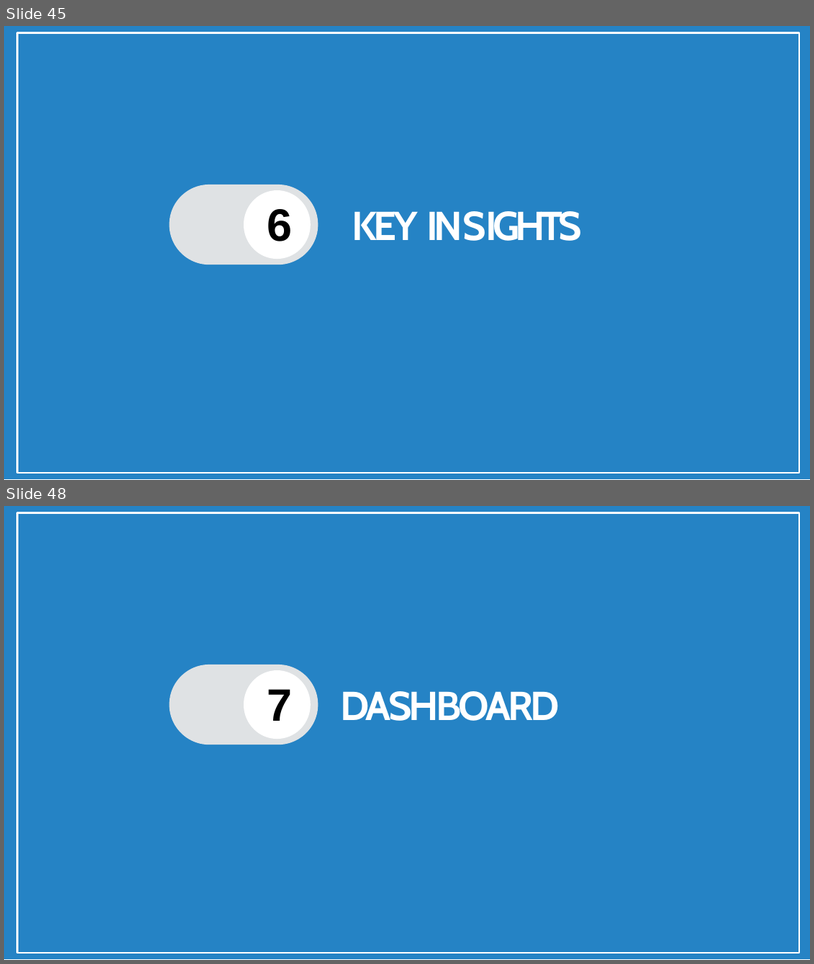
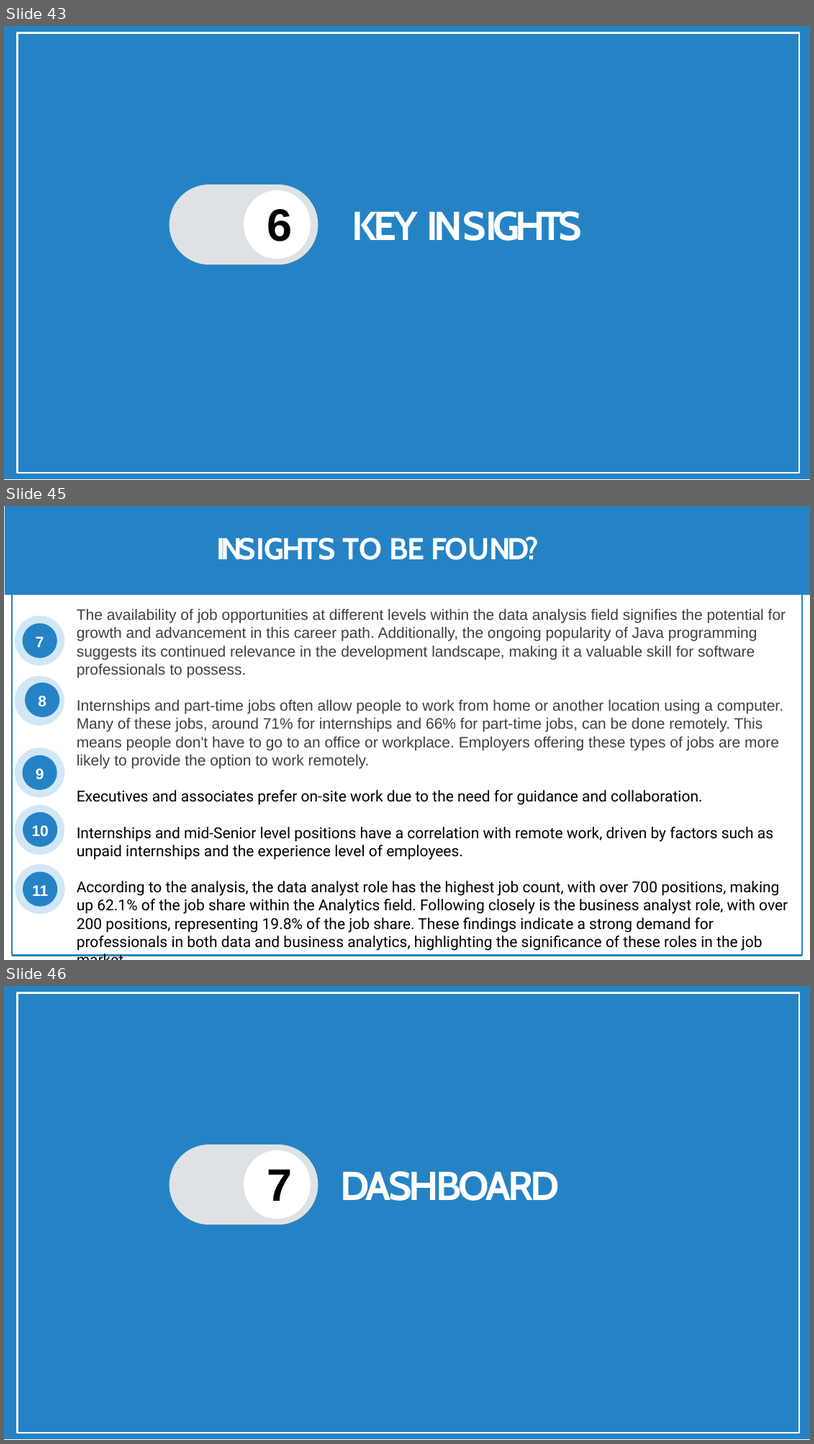
Before and after one commit to shashank297/HR-Recruitment-Data-Analysis-, a slide deck: Presentation/HR & Job Dashboard.pptx. Shown one above the other, each under a label of ours: slides 45 and 48 before the commit, slides 43, 45 and 46 after it; the slides between them are not shown. The pictures are 814x964 and 814x1444 pixels, drawn with LibreOffice and Linux fonts; fonts in the diff are those of the drawing; background and template pictures are left out. Boxes give left, top, right and bottom in pixels: in the first picture for what was removed or moved away, otherwise in the second. Text is boxed around its words. In the diff, an @@ line names an element or a change of style, - is before the commit and + after.

Commit message:
Making changes in the PPT file

```diff
--- a/Presentation/HR & Job Dashboard.pptx
+++ b/Presentation/HR & Job Dashboard.pptx
@@ slide 45 added at [4,506,810,960], background #FFFFFF @@
@@ freeform shape added at [5,506,810,595], fill #2583C5 @@
@@ freeform shape added at [12,512,802,955], outline #2583C5 2.28 pt @@
@@ title added at [217,536,540,560], 36 pt, text #FFFFFF, bold @@
+INSIGHTS TO BE FOUND?
@@ text added at [77,608,788,950], 18 pt, text #404040 @@
+The availability of job opportunities at different levels within the data analysis field signifies the potential for growth and advancement in this career path. Additionally, the ongoing popularity of Java programming suggests its continued relevance in the development landscape, making it a valuable skill for software professionals to possess.
+Internships and part-time jobs often allow people to work from home or another location using a computer. Many of these jobs, around 71% for internships and 66% for part-time jobs, can be done remotely. This means people don't have to go to an office or workplace. Employers offering these types of jobs are more likely to provide the option to work remotely.
+Executives and associates prefer on-site work due to the need for guidance and collaboration.
+Internships and mid-Senior level positions have a correlation with remote work, driven by factors such as unpaid internships and the experience level of employees.
+According to the analysis, the data analyst role has the highest job count, with over 700 positions, making up 62.1% of the job share within the Analytics field. Following closely is the business analyst role, with over 200 positions, representing 19.8% of the job share. These findings indicate a strong demand for professionals in both data and business analytics, highlighting the significance of these roles in the job market.
@@ freeform shape added at [15,615,64,665], fill #D1E7F6 @@
@@ freeform shape added at [22,623,57,658], fill #2583C5, 18 pt, text #FFFFFF, bold @@
+7
@@ freeform shape added at [15,676,64,726], fill #D1E7F6 @@
@@ freeform shape added at [25,682,59,717], fill #2583C5, 18 pt, text #FFFFFF, bold @@
+8
@@ freeform shape added at [15,747,64,797], fill #D1E7F6 @@
@@ freeform shape added at [22,755,57,790], fill #2583C5, 18 pt, text #FFFFFF, bold @@
+9
@@ freeform shape added at [15,805,64,854], fill #D1E7F6 @@
@@ freeform shape added at [23,812,57,847], fill #2583C5, 18 pt, text #FFFFFF, bold @@
+10
@@ freeform shape added at [16,864,65,914], fill #D1E7F6 @@
@@ freeform shape added at [23,871,57,906], fill #2583C5, 18 pt, text #FFFFFF, bold @@
+11
@@ what was slide 45 is now slide 43 @@
@@ what was slide 48 is now slide 46 @@
```
Also in this commit, not shown: 1 slide changed, 3 other slides added, 6 slides removed.
